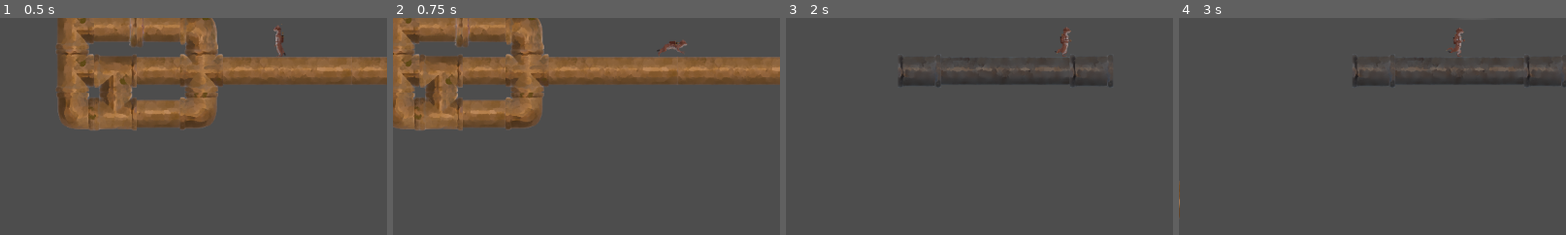
Above: before the commit, frames 1-4 (left to right).
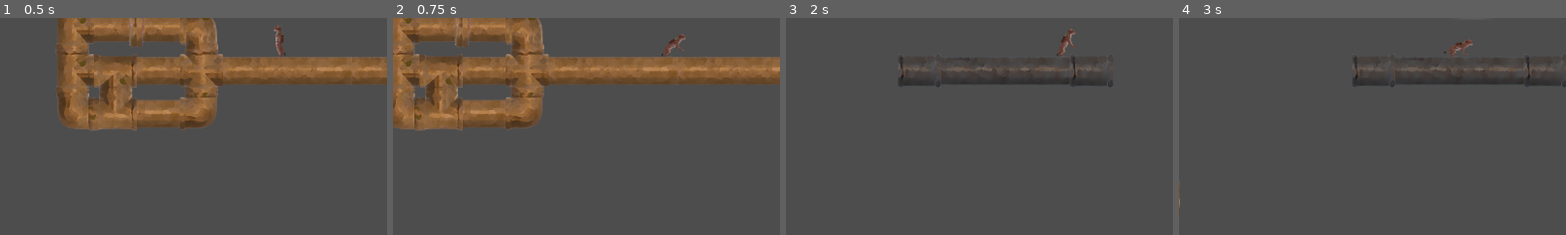
Above: after the commit, the same moments.

Repository: Doozitron9000/wind-game
Game: Godot game, scene res://levels/test_level.tscn
Same seed, same stepped clock (60 frames per second), same inputs: the game is played once before the commit and once after it.
Inputs:
- Up to frame 1 (0.5 s): no input
- Up to frame 2 (0.75 s): hold Right (right) from 0.53 s (still down); hold Shift (sprint) from 0.53 s (still down)
- Up to frame 3 (2 s): keep holding Right (right); tap Space (jump) at 0.77, 1.52 s; release Shift (sprint) at 1.28 s; tap Shift (sprint) at 1.35 s
- Up to frame 4 (3 s): release Right (right) at 2.03 s; hold A (left) 2.03-2.78 s; hold Shift (sprint) 2.03-2.78 s; hold Right (right) from 2.78 s (still down); tap Shift (sprint) at 2.85 s
The pictures show only the part of the screen within x 14-64%, y 45-95%; the shares and areas given below are measured in that part.

Frame 1 is identical in both runs. In frame 2, 0.2% of the frame differs, in the area x 68-76%, y 7-18%; in frame 3, 0.2%; in frame 4, 0.3%, in the area x 68-76%, y 4-18%.

Commit message:
Added transition and all fours idle anims
The transition removes abrupt switches between
postures. The all fours idle currently just
plays if the player is holding shift but not
moving. Later we will likely use this for
crawling etc.

Diff:
--- a/player/player.tscn
+++ b/player/player.tscn
@@ -10,6 +10,22 @@
 [sub_resource type="RectangleShape2D" id="RectangleShape2D_oul6g"]
 size = Vector2(16.596413, 48.501106)
 
+[sub_resource type="AtlasTexture" id="AtlasTexture_n0b8q"]
+atlas = ExtResource("2_rkbax")
+region = Rect2(512, 896, 128, 128)
+
+[sub_resource type="AtlasTexture" id="AtlasTexture_jfgyi"]
+atlas = ExtResource("2_rkbax")
+region = Rect2(640, 896, 128, 128)
+
+[sub_resource type="AtlasTexture" id="AtlasTexture_237xx"]
+atlas = ExtResource("2_rkbax")
+region = Rect2(768, 896, 128, 128)
+
+[sub_resource type="AtlasTexture" id="AtlasTexture_wpyo2"]
+atlas = ExtResource("2_rkbax")
+region = Rect2(896, 896, 128, 128)
+
 [sub_resource type="AtlasTexture" id="AtlasTexture_tqiix"]
 atlas = ExtResource("2_rkbax")
 region = Rect2(0, 384, 128, 128)
@@ -61,6 +77,22 @@
 [sub_resource type="AtlasTexture" id="AtlasTexture_knn7v"]
 atlas = ExtResource("2_rkbax")
 region = Rect2(512, 256, 128, 128)
+
+[sub_resource type="AtlasTexture" id="AtlasTexture_mmwog"]
+atlas = ExtResource("2_rkbax")
+region = Rect2(0, 896, 128, 128)
+
+[sub_resource type="AtlasTexture" id="AtlasTexture_8pxes"]
+atlas = ExtResource("2_rkbax")
+region = Rect2(128, 896, 128, 128)
+
+[sub_resource type="AtlasTexture" id="AtlasTexture_fmu53"]
+atlas = ExtResource("2_rkbax")
+region = Rect2(256, 896, 128, 128)
+
+[sub_resource type="AtlasTexture" id="AtlasTexture_w7j2h"]
+atlas = ExtResource("2_rkbax")
+region = Rect2(384, 896, 128, 128)
 
 [sub_resource type="AtlasTexture" id="AtlasTexture_g1dw6"]
 atlas = ExtResource("2_rkbax")
@@ -192,6 +224,23 @@
 
 [sub_resource type="SpriteFrames" id="SpriteFrames_yllr7"]
 animations = [{
+"frames": [{
+"duration": 1.0,
+"texture": SubResource("AtlasTexture_n0b8q")
+}, {
+"duration": 1.0,
+"texture": SubResource("AtlasTexture_jfgyi")
+}, {
+"duration": 1.0,
+"texture": SubResource("AtlasTexture_237xx")
+}, {
+"duration": 1.0,
+"texture": SubResource("AtlasTexture_wpyo2")
+}],
+"loop": false,
+"name": &"Drop",
+"speed": 15.0
+}, {
 "frames": [{
 "duration": 1.0,
 "texture": SubResource("AtlasTexture_tqiix")
@@ -245,6 +294,23 @@
 "loop": false,
 "name": &"Jump",
 "speed": 12.0
+}, {
+"frames": [{
+"duration": 1.0,
+"texture": SubResource("AtlasTexture_mmwog")
+}, {
+"duration": 1.0,
+"texture": SubResource("AtlasTexture_8pxes")
+}, {
+"duration": 1.0,
+"texture": SubResource("AtlasTexture_fmu53")
+}, {
+"duration": 1.0,
+"texture": SubResource("AtlasTexture_w7j2h")
+}],
+"loop": true,
+"name": &"Quad_Idle",
+"speed": 3.0
 }, {
 "frames": [{
 "duration": 1.0,
@@ -390,8 +456,9 @@
 position = Vector2(0, -24)
 scale = Vector2(0.3828125, 0.3828125)
 sprite_frames = SubResource("SpriteFrames_yllr7")
-animation = &"Sprint"
-frame_progress = 0.96980095
+animation = &"Drop"
+frame = 1
+frame_progress = 0.9910982
 script = ExtResource("3_g1dw6")
 
 [connection signal="body_entered" from="SpikeDetection" to="." method="_on_spike_detection_body_entered"]
--- a/player/scripts/anim_graph.gd
+++ b/player/scripts/anim_graph.gd
@@ -1,13 +1,24 @@
 extends AnimatedSprite2D
 # bool to track if we are currently in a transition animation
 var transition := false
+# bool to track if the player is currently on all fours
+var all_fours := false
 
 ## play grounded animations
 func grounded(input_dir : float, sprinting : bool) -> void:
+	# check if the player should standup or sit down
+	if all_fours != sprinting:
+		# if we needa change stance do so and return
+		change_stance(input_dir)
+		return
 	# if we are mid transition just return
 	if transition: return
 	if (input_dir == 0.0):
-		play("Idle")
+		# if on all fours play the all fours idle
+		if all_fours:
+			play("Quad_Idle")
+		else:
+			play("Idle")
 	else:
 		if sprinting:
 			play("Sprint")
@@ -58,3 +69,22 @@
 func _on_animation_finished() -> void:
 	# we have always finished our jump animation if this is hit
 	transition = false
+
+## play the change stance animation
+func change_stance(input_dir : float) -> void:
+	if all_fours:
+		play_backwards("Drop")
+		all_fours = false
+	else:
+		play("Drop")
+		all_fours = true
+	# we are now transitioning
+	transition = true
+	# don't worry about flipping if not going in a direction
+	if input_dir == 0:
+		return
+	# flip the sprite if going right
+	if (input_dir > 0):
+		flip_h = true
+	else:
+		flip_h = false
Binary file changed: assets/sprites/renwick/RenwickSpriteSheet1K.png
Not shown: 1 places in player/player.tscn that only renumber resources
